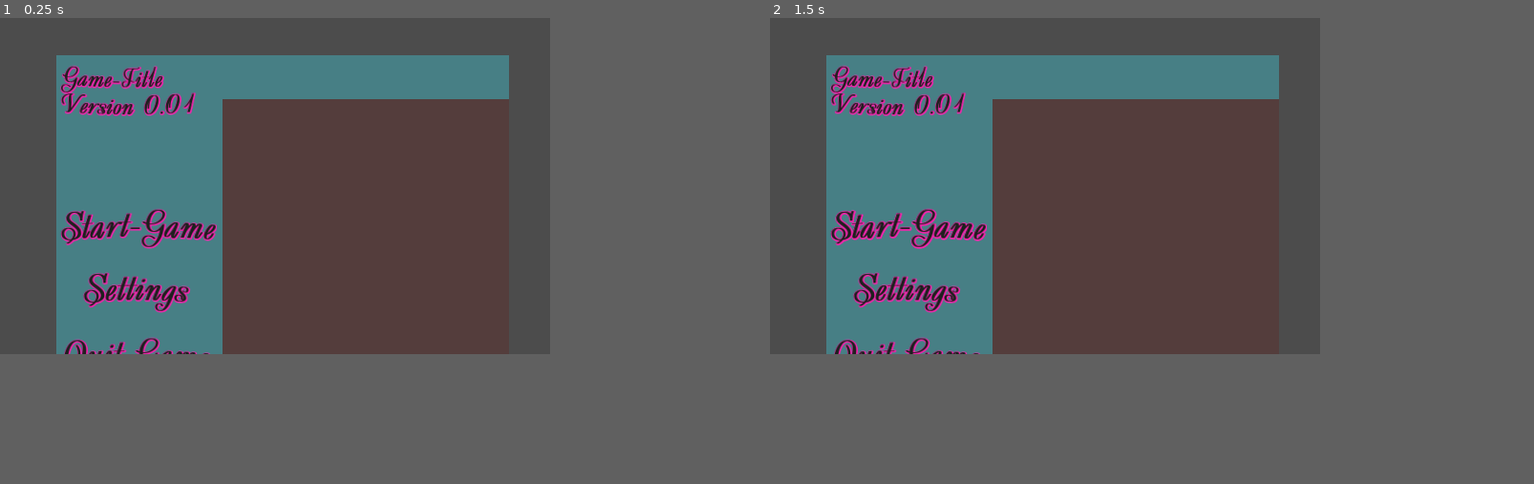
Above: before the commit, frames 1-2 (left to right).
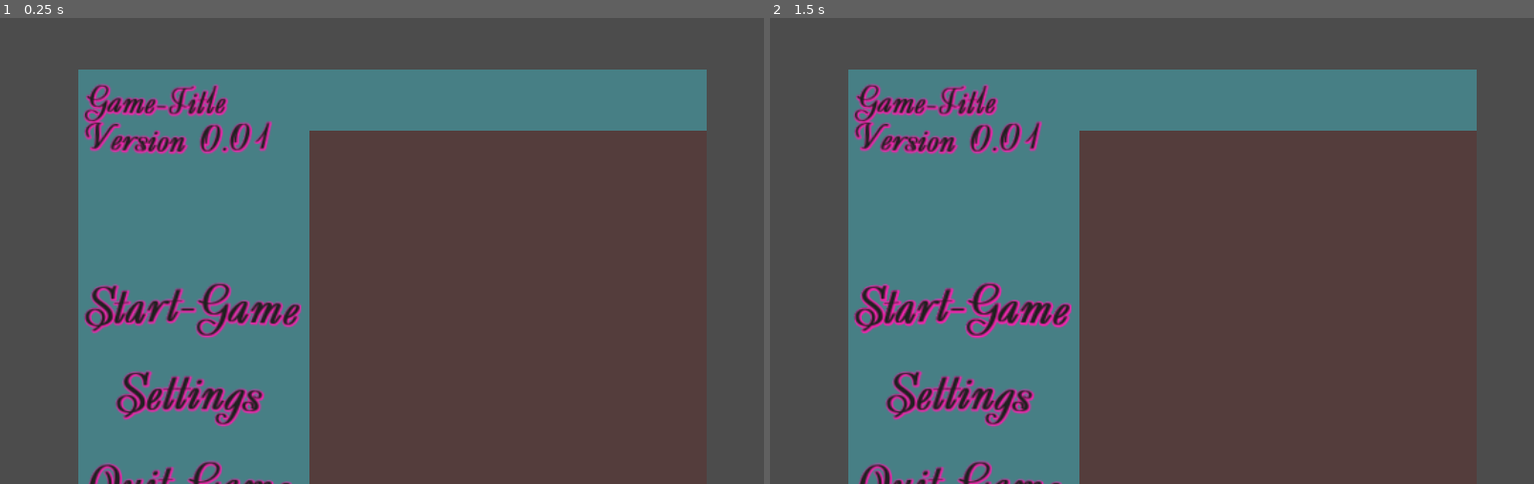
Above: after the commit, the same moments.

Repository: hilzerr/yogscast-gamejam-2020
Game: Godot game, scene res://scenes/menu/main_menu.tscn
The game is run twice, just before and just after one commit, with the same random seed, the same clock (stepped at 60 frames per second) and the same inputs. The project has no main scene, so this scene is started directly.
Inputs (mouse positions are in pixels of both pictures, inside the frame that each line leads up to):
- Up to frame 1 (0.25 s): no input
- Up to frame 2 (1.5 s): click (907, 223) at 0.5 s; click (907, 223) at 1.25 s
In our replay, the window is 576x352 before the commit and 800x488 after it. These sizes can differ from the game's own. Grey fills any space a smaller window leaves; there, only what the larger window draws over its background counts as a difference.

The runs differ from the first frame. In frame 1, 27% of the frame differs, in the area x 7-93%, y 7-100%; in frame 2, 27%.

Commit message:
Did some stuff with resources

Diff:
--- a/src/default_env.tres
+++ /dev/null
@@ -1,7 +0,0 @@
-[gd_resource type="Environment" load_steps=2 format=2]
-
-[sub_resource type="ProceduralSky" id=1]
-
-[resource]
-background_mode = 2
-background_sky = SubResource( 1 )
--- a/src/project.godot
+++ b/src/project.godot
@@ -12,12 +12,12 @@
 "base": "Resource",
 "class": "Inventory",
 "language": "GDScript",
-"path": "res://scripts/generall logic/Inventory.gd"
+"path": "res://resources/scripts/Inventory.gd"
 }, {
 "base": "Resource",
 "class": "Item",
 "language": "GDScript",
-"path": "res://scripts/generall logic/item.gd"
+"path": "res://resources/scripts/item.gd"
 }, {
 "base": "KinematicBody2D",
 "class": "Player",
@@ -46,6 +46,8 @@
 window/size/width=576
 window/size/height=352
 window/size/resizable=false
+window/size/test_width=1600
+window/size/test_height=900
 window/stretch/mode="2d"
 window/stretch/aspect="keep"
 
--- a/src/resources/Inventory.tres
+++ b/src/resources/Inventory.tres
@@ -1,6 +1,6 @@
 [gd_resource type="Resource" load_steps=2 format=2]
 
-[ext_resource path="res://scripts/generall logic/Inventory.gd" type="Script" id=1]
+[ext_resource path="res://resources/scripts/Inventory.gd" type="Script" id=1]
 
 [resource]
 script = ExtResource( 1 )
--- a/src/resources/Item.tres
+++ b/src/resources/TestItem.tres
@@ -1,8 +1,7 @@
 [gd_resource type="Resource" load_steps=2 format=2]
 
-[ext_resource path="res://scripts/generall logic/Item.gd" type="Script" id=1]
+[ext_resource path="res://resources/scripts/item.gd" type="Script" id=1]
 
 [resource]
 script = ExtResource( 1 )
 name = ""
-type = 0
--- /dev/null
+++ b/src/resources/WaterJug.tres
@@ -0,0 +1,9 @@
+[gd_resource type="Resource" load_steps=3 format=2]
+
+[ext_resource path="res://resources/scripts/item.gd" type="Script" id=1]
+[ext_resource path="res://assets/items/water.png" type="Texture" id=2]
+
+[resource]
+script = ExtResource( 1 )
+name = "Water Jug"
+texture = ExtResource( 2 )
--- /dev/null
+++ b/src/resources/scripts/item.gd
@@ -0,0 +1,5 @@
+extends Resource
+class_name Item
+
+export (String) var name
+export (Texture) var texture
--- a/src/scenes/world/items/item.tscn
+++ b/src/scenes/world/items/item.tscn
@@ -1,13 +1,41 @@
-[gd_scene load_steps=2 format=2]
+[gd_scene load_steps=4 format=2]
+
+[ext_resource path="res://scripts/world/item.gd" type="Script" id=1]
+
+[sub_resource type="Animation" id=2]
+resource_name = "idle"
+length = 1.5
+loop = true
+tracks/0/type = "value"
+tracks/0/path = NodePath(".:frame")
+tracks/0/interp = 1
+tracks/0/loop_wrap = true
+tracks/0/imported = false
+tracks/0/enabled = true
+tracks/0/keys = {
+"times": PoolRealArray( 0, 0.5, 1 ),
+"transitions": PoolRealArray( 1, 1, 1 ),
+"update": 1,
+"values": [ 0, 1, 2 ]
+}
 
 [sub_resource type="CircleShape2D" id=1]
 
 [node name="Node" type="Node2D"]
+script = ExtResource( 1 )
+__meta__ = {
+"_edit_group_": true
+}
 
 [node name="Sprite" type="Sprite" parent="."]
 hframes = 3
+frame = 1
+
+[node name="AnimationPlayer" type="AnimationPlayer" parent="Sprite"]
+anims/idle = SubResource( 2 )
 
 [node name="Area2D" type="Area2D" parent="."]
 
 [node name="CollisionShape2D" type="CollisionShape2D" parent="Area2D"]
 shape = SubResource( 1 )
+[connection signal="ready" from="Sprite/AnimationPlayer" to="." method="_on_AnimationPlayer_ready"]
--- a/src/scenes/world/items/watercup.tscn
+++ /dev/null
@@ -1,9 +0,0 @@
-[gd_scene load_steps=3 format=2]
-
-[ext_resource path="res://scenes/world/items/item.tscn" type="PackedScene" id=1]
-[ext_resource path="res://assets/items/water.png" type="Texture" id=2]
-
-[node name="Node" instance=ExtResource( 1 )]
-
-[node name="Sprite" parent="." index="0"]
-texture = ExtResource( 2 )
--- a/src/scripts/generall logic/item.gd
+++ /dev/null
@@ -1,6 +0,0 @@
-extends Resource
-class_name ItemResource
-
-export var name : String
-enum ITEMTYPE {WATER, COFFEE, KEY}
-export(ITEMTYPE) var type
--- /dev/null
+++ b/src/scripts/world/item.gd
@@ -0,0 +1,10 @@
+extends Node2D
+
+export (Resource) var item_data
+
+func _ready() -> void:
+	$Sprite.texture = (item_data as Item).texture
+
+
+func _on_AnimationPlayer_ready():
+	$Sprite/AnimationPlayer.play("idle")
Renamed: src/scripts/generall logic/Inventory.gd -> src/resources/scripts/Inventory.gd
